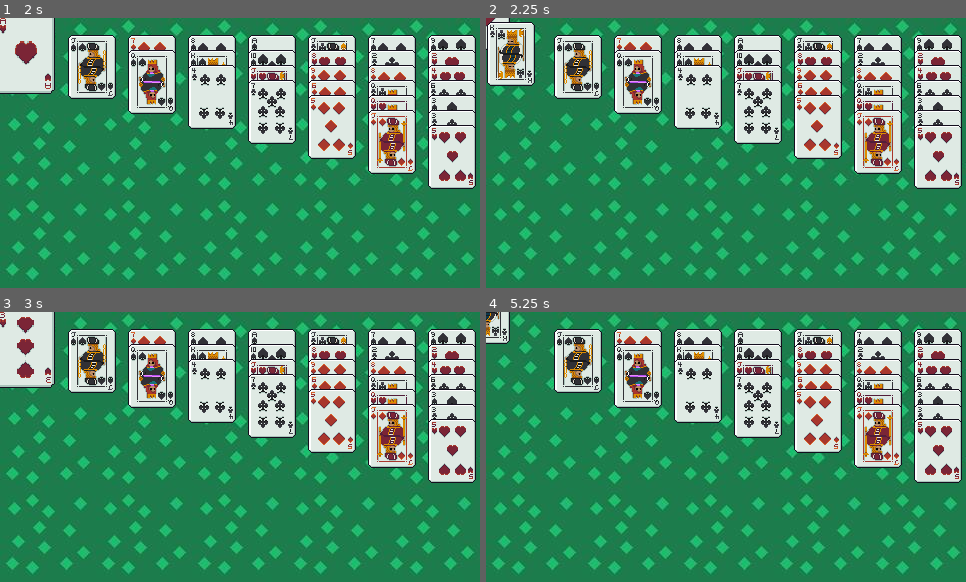
Above: before the commit, frames 1-4 (two rows, left to right).
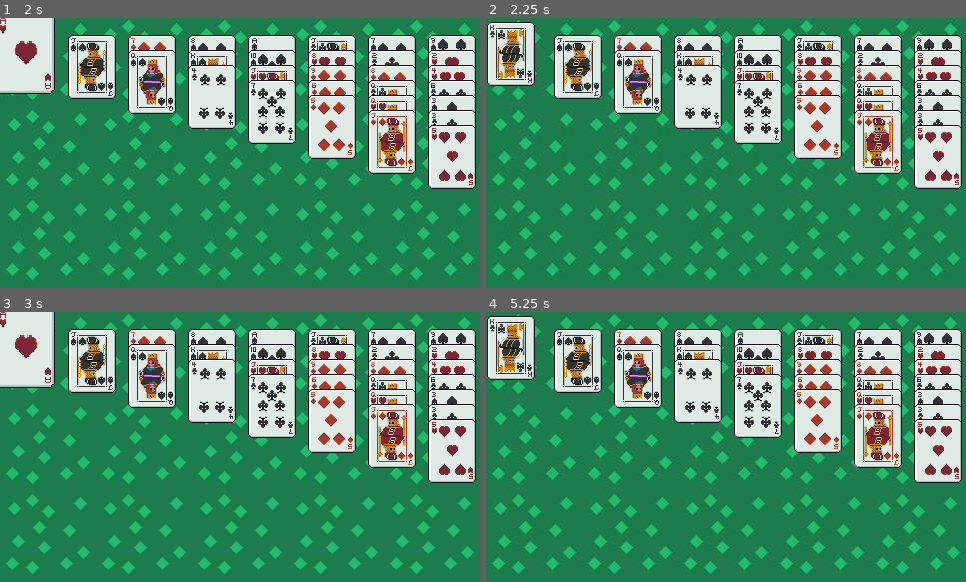
Above: after the commit, the same moments.

Repository: chaycodeshere/Solitaire
Game: Godot game, scene res://Scenes/menu.tscn
Two runs of this game, one before a commit and one after it. Both use one fixed random seed, a clock stepped at 60 frames per second and the inputs below.
Inputs (mouse positions are in pixels of both pictures, inside the frame that each line leads up to):
- Up to frame 1 (2 s): click (254, 144) at 0.5 s; tap Enter at 1.25 s; move the mouse to (24, 53) at 1.27 s; press the mouse at (24, 53) at 1.28 s
- Up to frame 2 (2.25 s): tap Space at 2 s; move the mouse to (937, 82) at 2.02 s; release the mouse at (937, 82) at 2.03 s; click (937, 82) at 2.1 s
- Up to frame 3 (3 s): tap Enter at 2.75 s; move the mouse to (24, 347) at 2.77 s; press the mouse at (24, 347) at 2.78 s
- Up to frame 4 (5.25 s): tap Space at 3.5, 5 s; move the mouse to (937, 390) at 3.52 s; release the mouse at (937, 390) at 3.53 s; click (937, 390) at 3.6 s; tap Enter at 4.25 s; move the mouse to (937, 449) at 4.27 s; press the mouse at (937, 449) at 4.28 s; move the mouse to (510, 347) at 5.02 s; release the mouse at (510, 347) at 5.03 s; click (510, 347) at 5.1 s

Frame 1 is identical in both runs. In frame 2, 0.1% of the frame differs, in the area x 0-5%, y 0-12%; in frame 3, 0.5%; in frame 4, 2.3%, in the area x 0-11%, y 0-26%.

Commit message:
unlisted-cards-old-position-done

Diff:
--- a/Scripts/card.gd
+++ b/Scripts/card.gd
@@ -20,6 +20,7 @@
 	await get_tree().create_timer(0.5).timeout
 	mouseon = false
 	picked = false
+	set_old_pos_and_z_in_start()
 
 func appointing_identity():
 	picker_fixed = picker - 1 #since first one in arrays and sheets is 0.
